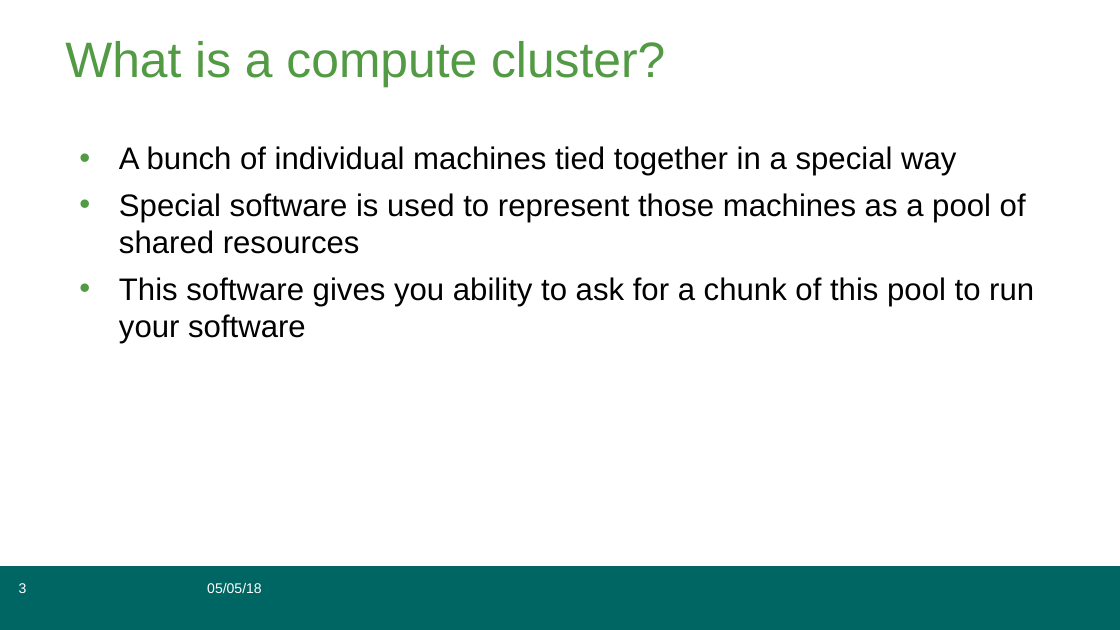
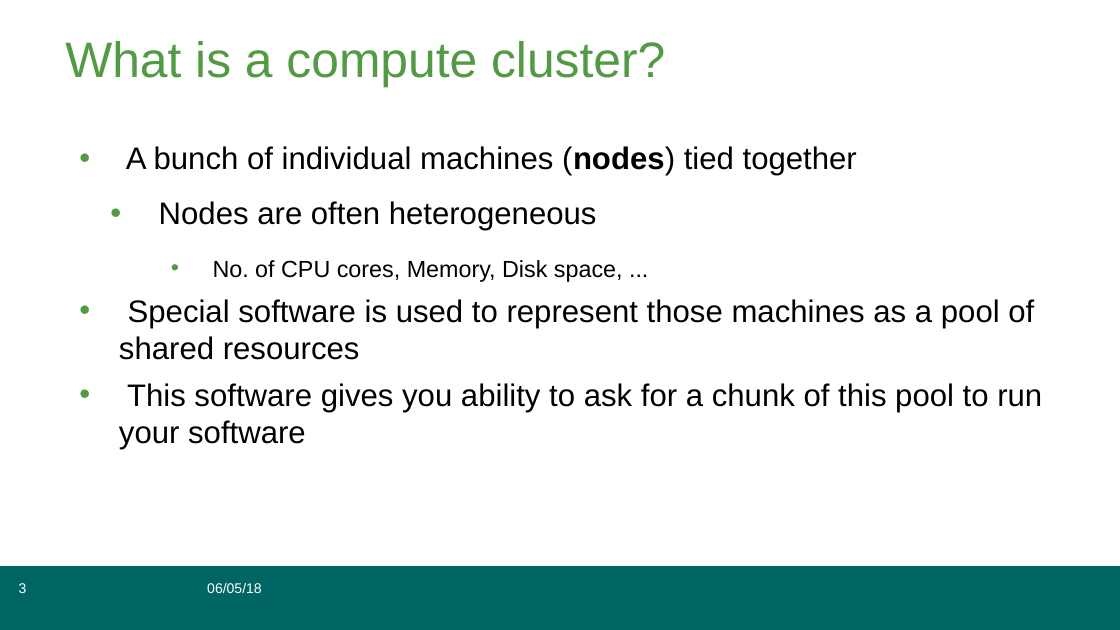
Before and after one commit to grimbough/embl_hpc, a slide deck: slide 3 of cluster_training2018.odp. Drawn at 1120x630 pixels with LibreOffice and Linux fonts; fonts in the diff are those of the drawing. Boxes give left, top, right and bottom in pixels: in the first picture for what was removed or moved away, otherwise in the second. Text is boxed around its words. In the diff, an @@ line names an element or a change of style, - is before the commit and + after.

```diff
--- a/cluster_training2018.odp
+++ b/cluster_training2018.odp
@@ text at (126, 146, 857, 282): text changed @@
-• A bunch of individual machines tied together in a special way
+• A bunch of individual machines (nodes) tied together
+  • Nodes are often heterogeneous
+    • No. of CPU cores, Memory, Disk space, ...
@@ text in free at (207, 583, 261, 593): text changed @@
-05/05/18
+06/05/18
```
Also in this commit, not shown: 77 other slides changed, 3 slides added, 5 slides removed.
